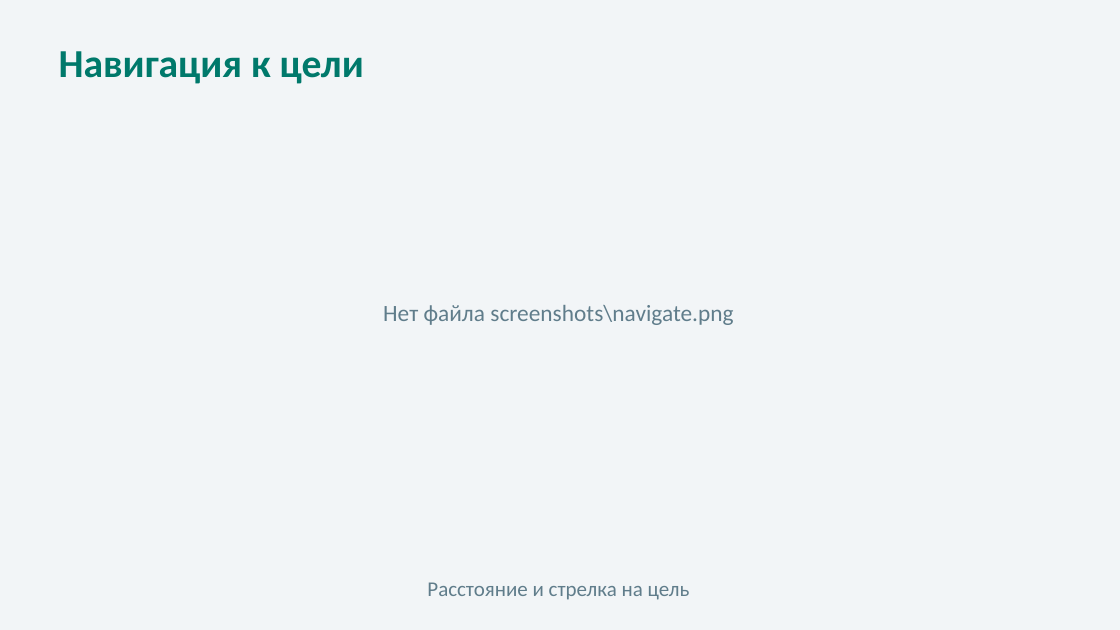
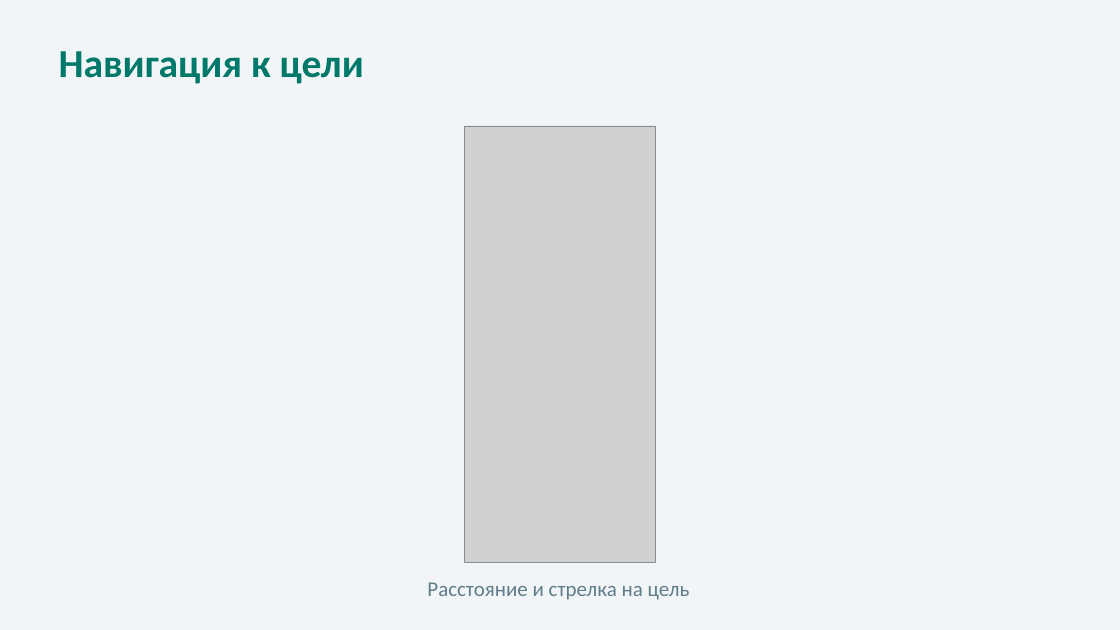
Before and after one commit to KINGBACZ/compass-gps-navigator, a slide deck: slide 11 of Презентация_Компас_навигатор.pptx. Drawn at 1120x630 pixels with LibreOffice and Linux fonts; fonts in the diff are those of the drawing; grey boxes stand for pictures. Boxes give left, top, right and bottom in pixels: in the first picture for what was removed or moved away, otherwise in the second. Text is boxed around its words. In the diff, an @@ line names an element or a change of style, - is before the commit and + after.

```diff
--- a/Презентация_Компас_навигатор.pptx
+++ b/Презентация_Компас_навигатор.pptx
@@ picture added at [465, 126, 655, 563] @@
@@ text removed at [383, 305, 733, 325] @@
-Нет файла screenshots\navigate.png
```
Also in this commit, not shown: 3 other slides changed, 1 other file.
